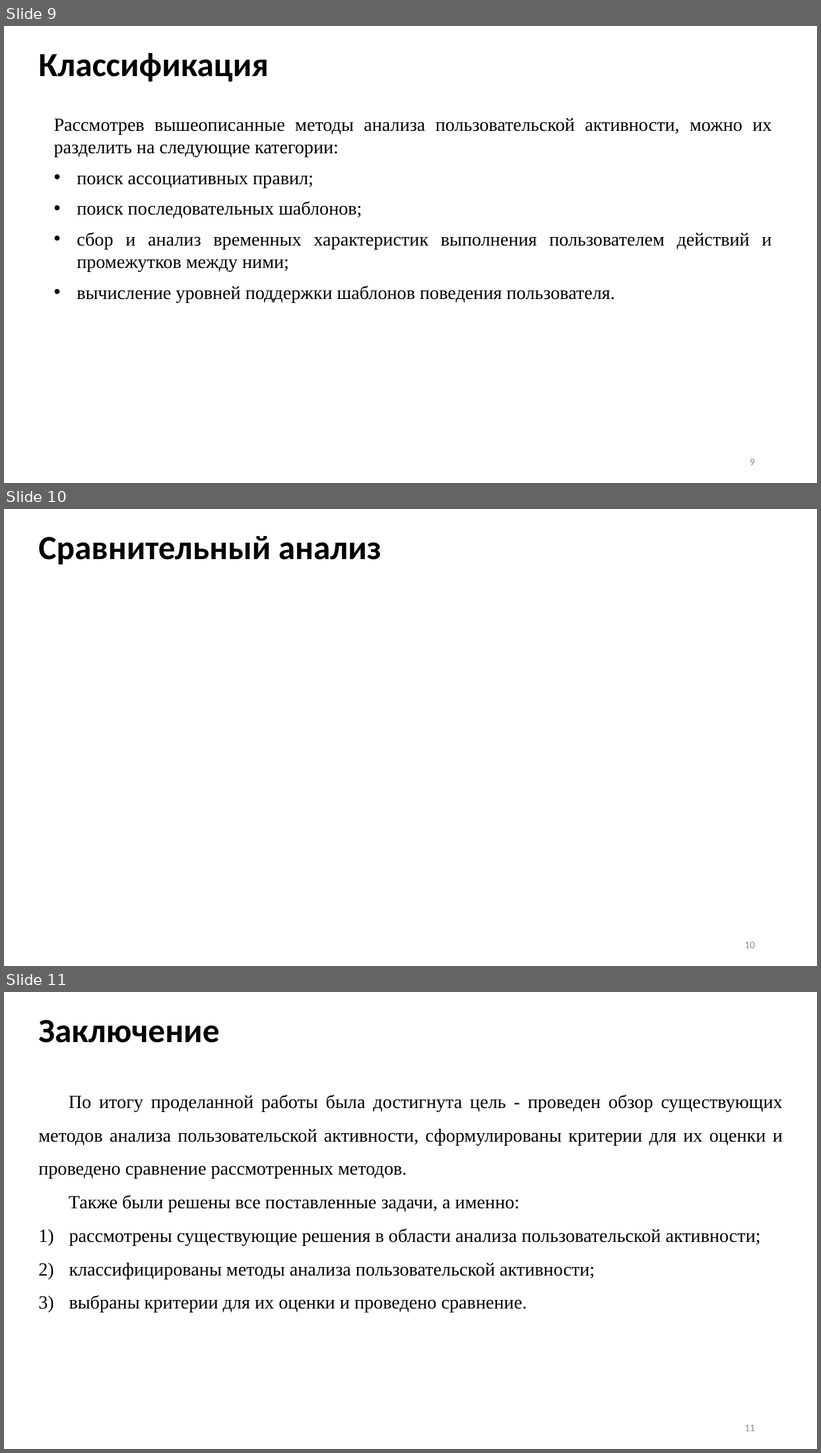
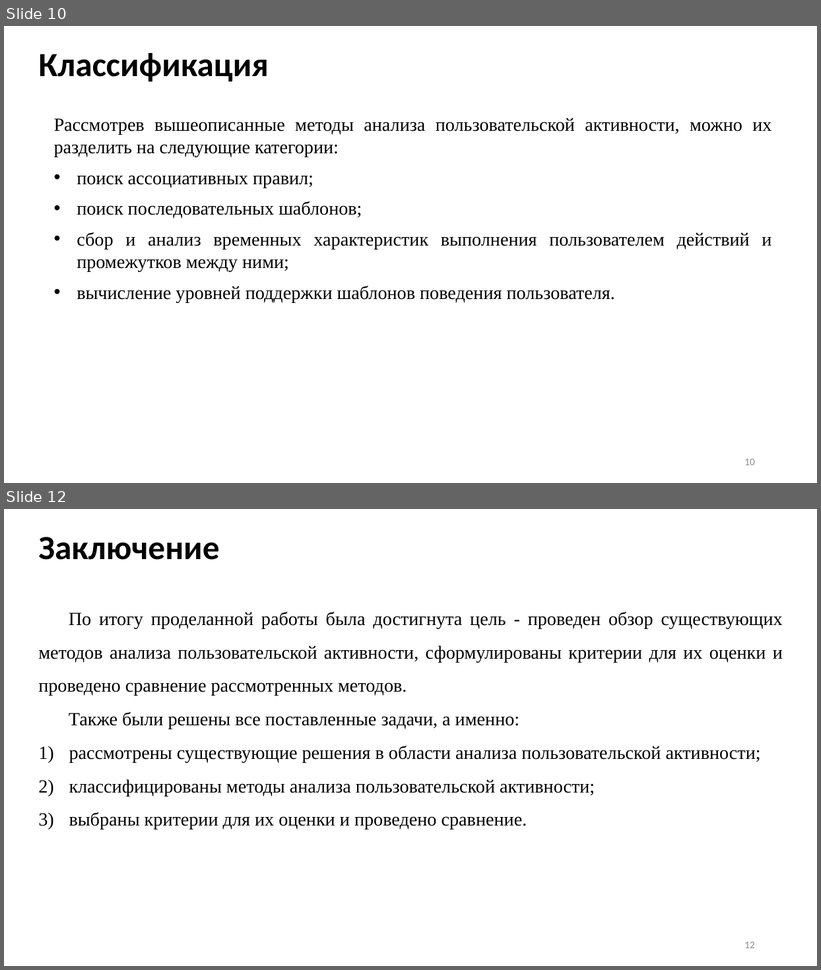
Before and after one commit to Inlucker/7semestr, a slide deck: НИР и ВКР/Презентация/ПронинАС_НИР_презентация.pptx. Shown one above the other, each under a label of ours: slides 9, 10 and 11 before the commit, slides 10 and 12 after it; the slides between them are not shown. The pictures are 821x1453 and 821x970 pixels, drawn with LibreOffice and Linux fonts; fonts in the diff are those of the drawing. Boxes give left, top, right and bottom in pixels: in the first picture for what was removed or moved away, otherwise in the second. Text is boxed around its words. In the diff, an @@ line names an element or a change of style, - is before the commit and + after.

```diff
--- a/НИР и ВКР/Презентация/ПронинАС_НИР_презентация.pptx
+++ b/НИР и ВКР/Презентация/ПронинАС_НИР_презентация.pptx
@@ slide 10 removed at <box>4,509,817,966</box>, background #FFFFFF @@
@@ title removed at <box>38,536,382,564</box> @@
-Сравнительный анализ
@@ page number removed at <box>745,942,755,949</box> @@
-10
@@ what was slide 9 is now slide 10 @@
@@ page number at <box>745,459,755,466</box>: text changed @@
-9
+10
@@ what was slide 11 is now slide 12 @@
@@ page number at <box>745,942,755,949</box>: text changed @@
-11
+12
```
Also in this commit, not shown: 2 slides changed, 2 slides added, 12 other files.
